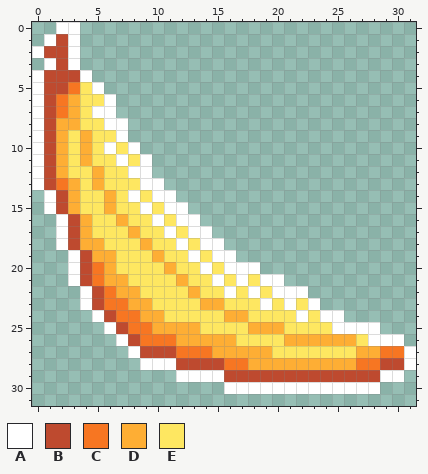
Pixel-art sprite -- assets/banana.png. The picture above was drawn from the file before the commit.
The file is 32x32 pixels.
Palette (. is transparent): A #ffffff  B #be4a2f  C #f77622  D #feae34  E #fee761
Pixels before, first column x 0:
 0 ..AA............................
 1 .ABA............................
 2 ABBA............................
 3 .ABA............................
 4 ABBBA...........................
 5 ABBCEA..........................
 6 ABCDEEA.........................
 7 ABCDEAA.........................
 8 ABDDEEAA........................
 9 ABDEDEEA........................
10 ABDEDEAEA.......................
11 ABDEDEEAEA......................
12 ABDEEDEEAA......................
13 ABCDEDEEEAA.....................
14 .ABDEEDEAEAA....................
15 .ABDEEDEEAEAA...................
16 ..ABDEEDEEAEAA..................
17 ..ABDEEEDEEAEAA.................
18 ..ABDDEEEDEEAEAA................
19 ...ABDDEEEDEEAEAA...............
20 ...ABCDEEEEDEEAEAAA.............
21 ...ABCDDEEEEDEEAEAEAA...........
22 ....ABCDDEEEEDEEAEAEAAA.........
23 ....ABCCDDEEEEDDEEEAEAEA........
24 .....ABCCDDEEEEEDDEEEEAEAA......
25 ......ABCCDDDDEEEEDDDEEEEAAAA...
26 .......ABCCCDDDDDEEEEDDDDDDEAAA.
27 ........ABBBCCCDDDDDEEEEEEEDDCCA
28 .........AAABBBBCCDDDDDDDDDCCBBA
29 ............AAAABBBBBBBBBBBBBAA.
30 ................AAAAAAAAAAAAA...
After the commit:
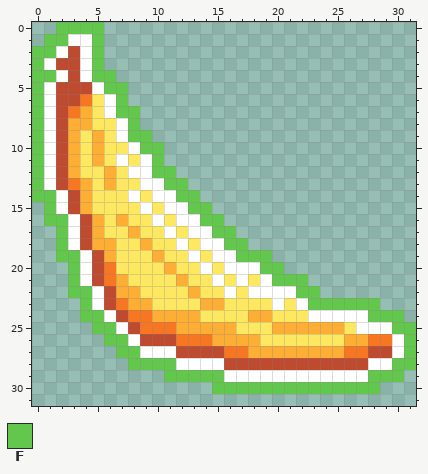
Colours new in this view: F #63c74d
Commit: Make Banana sprites more visible
Changes in this commit:
Changed rows in their new state; - is an unchanged pixel.
first column x 0:
 0 --FFFF--------------------------
 1 -FF-AF--------------------------
 2 FFABAF--------------------------
 3 F--BAF--------------------------
 4 FFA--FF-------------------------
 5 FA-BB-FF------------------------
 6 FABBC--F------------------------
 7 FABCDE-FF-----------------------
 8 FAB-D-E-F-----------------------
 9 FABDED--FF----------------------
10 FABDEDE--FF---------------------
11 FABDED----F---------------------
12 FABD-ED---FF--------------------
13 FABCDED----FF-------------------
14 FFABD-E-----FF------------------
15 -FABD-E------FF-----------------
16 -FFABD--------FF----------------
17 --FABD---------FF---------------
18 --FAB-D---------FF--------------
19 --FFAB-----------FFF------------
20 ---FABC------------FF-----------
21 ---FABC-------------FFF---------
22 ---FFAB------------A--FF--------
23 ----FAB------------EAEAFFFFFF---
24 ----FFAB-C-DDD--EEDD--EA--AAFFF-
25 -----FFAB-CC--DDD-EE-DDDDDE--AFF
26 ------FFABBBCCC--DD--EEEEE-DCC-F
27 -------FFAAABBBBCC--DDDDDDCCBBAF
28 --------FFFFAAAABBBBBBBBBBBBAAFF
29 -----------FFFFFAAAAAAAAAAAAFFF-
30 ---------------FFFFFFFFFFFFFF---
